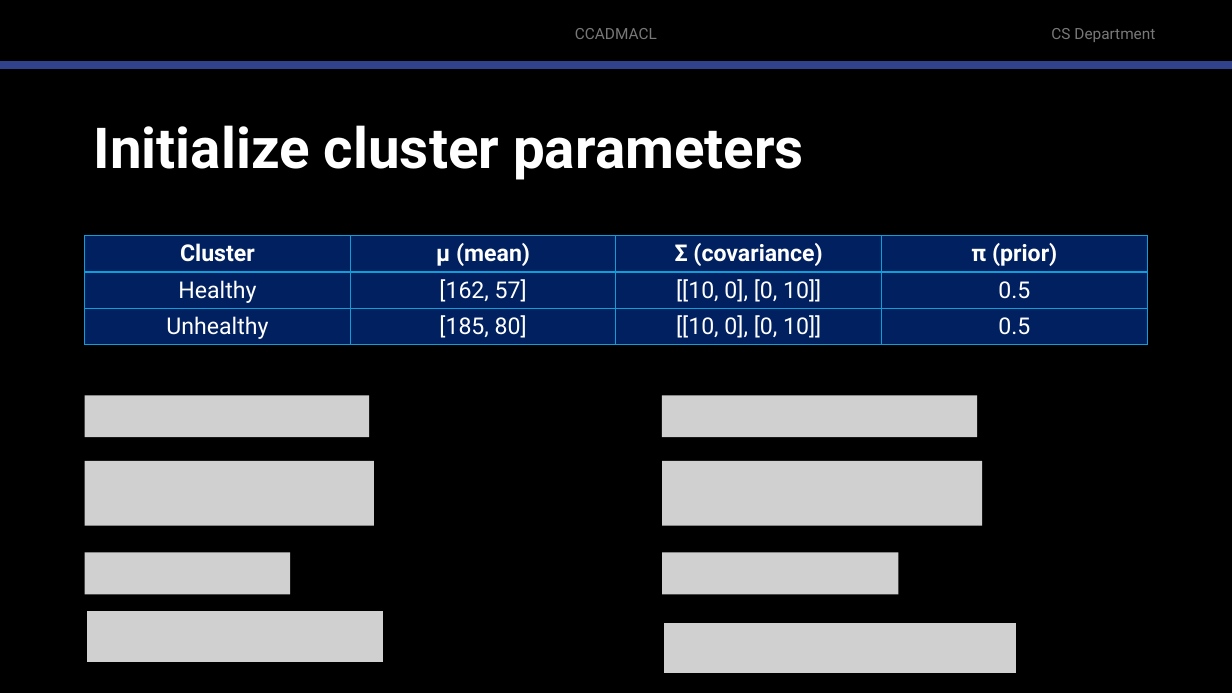
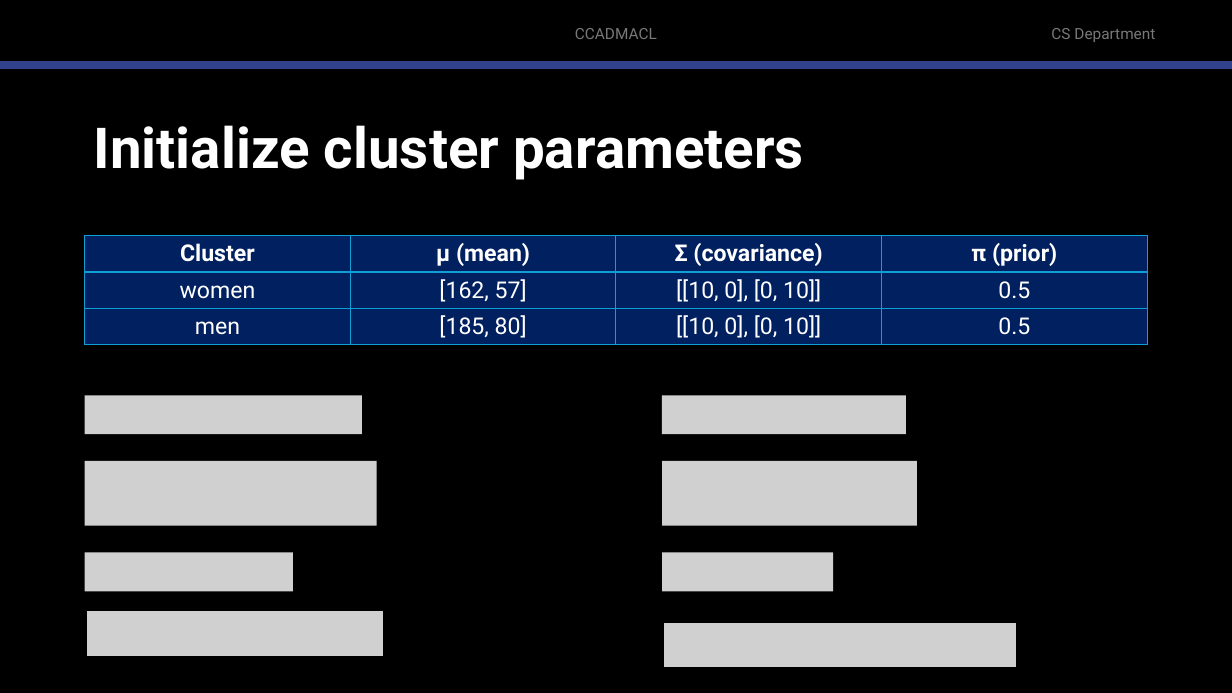
Before and after one commit to robitussin/CCADMACL, a slide deck: slide 65 of 8 - Gaussian Mixture Models/Introduction to Gaussian Mixture Models.pptx (slide 64 before the commit). Drawn at 1232x693 pixels with LibreOffice and Linux fonts; fonts in the diff are those of the drawing; grey boxes stand for pictures; background and template pictures are left out. Boxes give left, top, right and bottom in pixels: in the first picture for what was removed or moved away, otherwise in the second. Text is boxed around its words. In the diff, an @@ line names an element or a change of style, - is before the commit and + after.

```diff
--- a/8 - Gaussian Mixture Models/Introduction to Gaussian Mixture Models.pptx
+++ b/8 - Gaussian Mixture Models/Introduction to Gaussian Mixture Models.pptx
@@ table at <box>85,236,1150,347</box> @@
-row 2, column 1: Healthy
+row 2, column 1: women
-row 3, column 1: Unhealthy
+row 3, column 1: men
@@ picture: place and size @@
-picture at <box>85,396,370,437</box>
+picture at <box>85,396,362,434</box>
@@ picture: place and size @@
-picture at <box>662,396,977,437</box>
+picture at <box>662,396,906,434</box>
@@ picture: place and size @@
-picture at <box>663,461,982,526</box>
+picture at <box>663,461,918,526</box>
@@ picture: place and size @@
-picture at <box>663,553,899,594</box>
+picture at <box>663,553,834,592</box>
@@ picture: place and size @@
-picture at <box>85,610,386,665</box>
+picture at <box>85,610,386,658</box>
@@ picture: place and size @@
-picture at <box>662,621,1018,676</box>
+picture at <box>662,621,1018,669</box>
```
Also in this commit, not shown: 13 other slides changed, 1 slide added.
